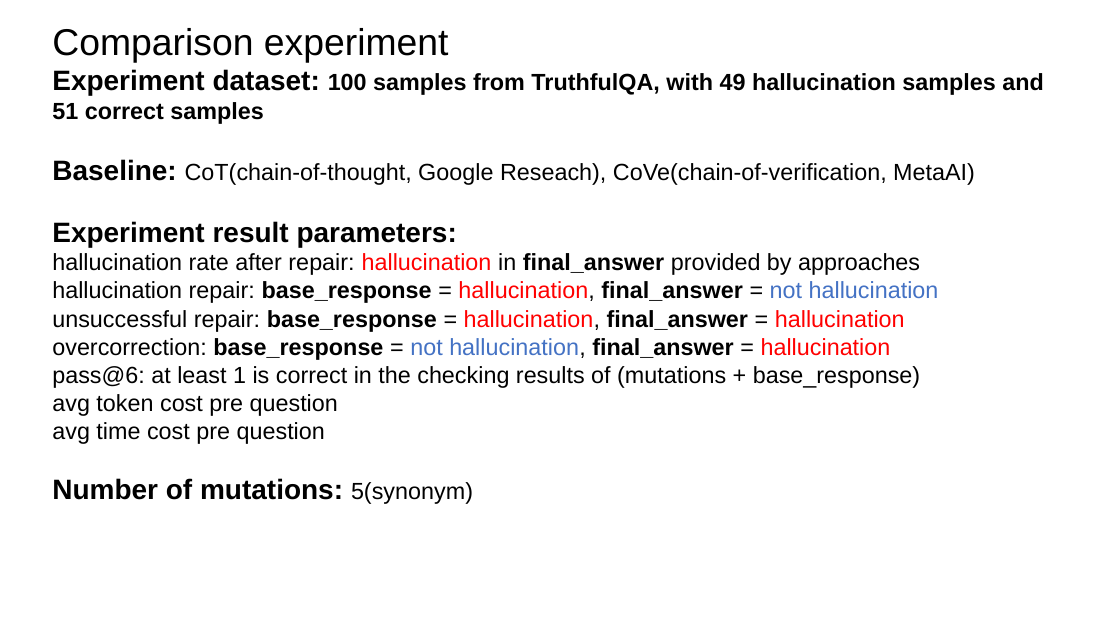
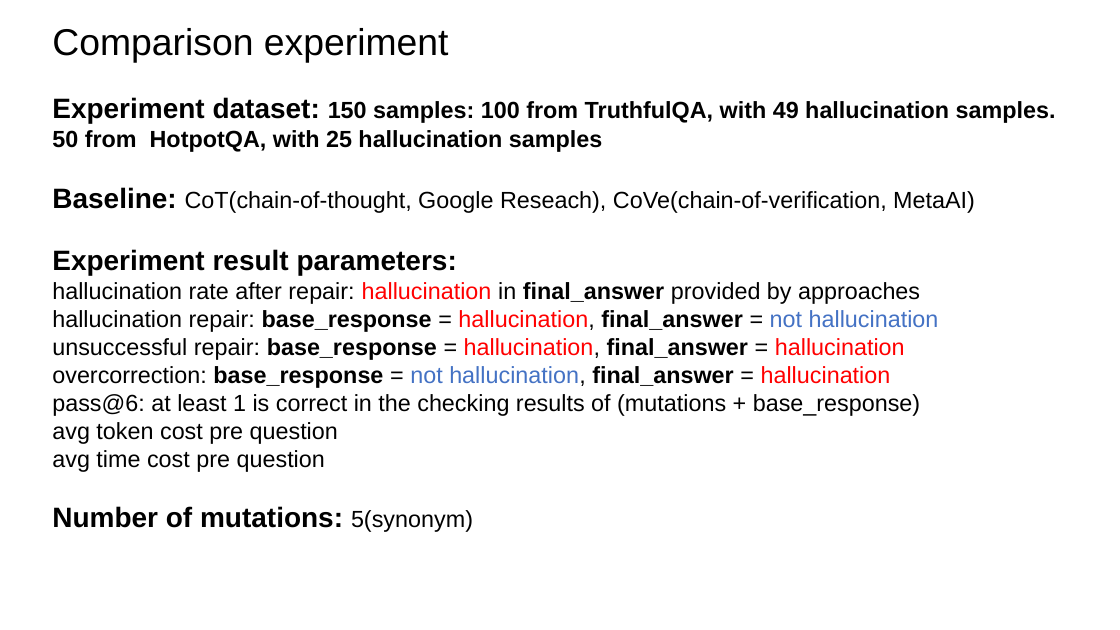
Before and after one commit to zbybr/LLMHalluMiti, a slide deck: slide 5 of slides/20251210.pptx (slide 3 before the commit). Drawn at 1120x630 pixels with LibreOffice and Linux fonts; fonts in the diff are those of the drawing. Boxes give left, top, right and bottom in pixels: in the first picture for what was removed or moved away, otherwise in the second. Text is boxed around its words. In the diff, an @@ line names an element or a change of style, - is before the commit and + after.

```diff
--- a/slides/20251210.pptx
+++ b/slides/20251210.pptx
@@ text at (52, 97, 1056, 152): text changed @@
-Experiment dataset: 100 samples from TruthfulQA, with 49 hallucination samples and 51 correct samples
+Experiment dataset: 150 samples: 100 from TruthfulQA, with 49 hallucination samples. 50 from HotpotQA, with 25 hallucination samples
```
Also in this commit, not shown: 1 other slide changed, 3 slides added, 1 slide removed, 8 other files.
